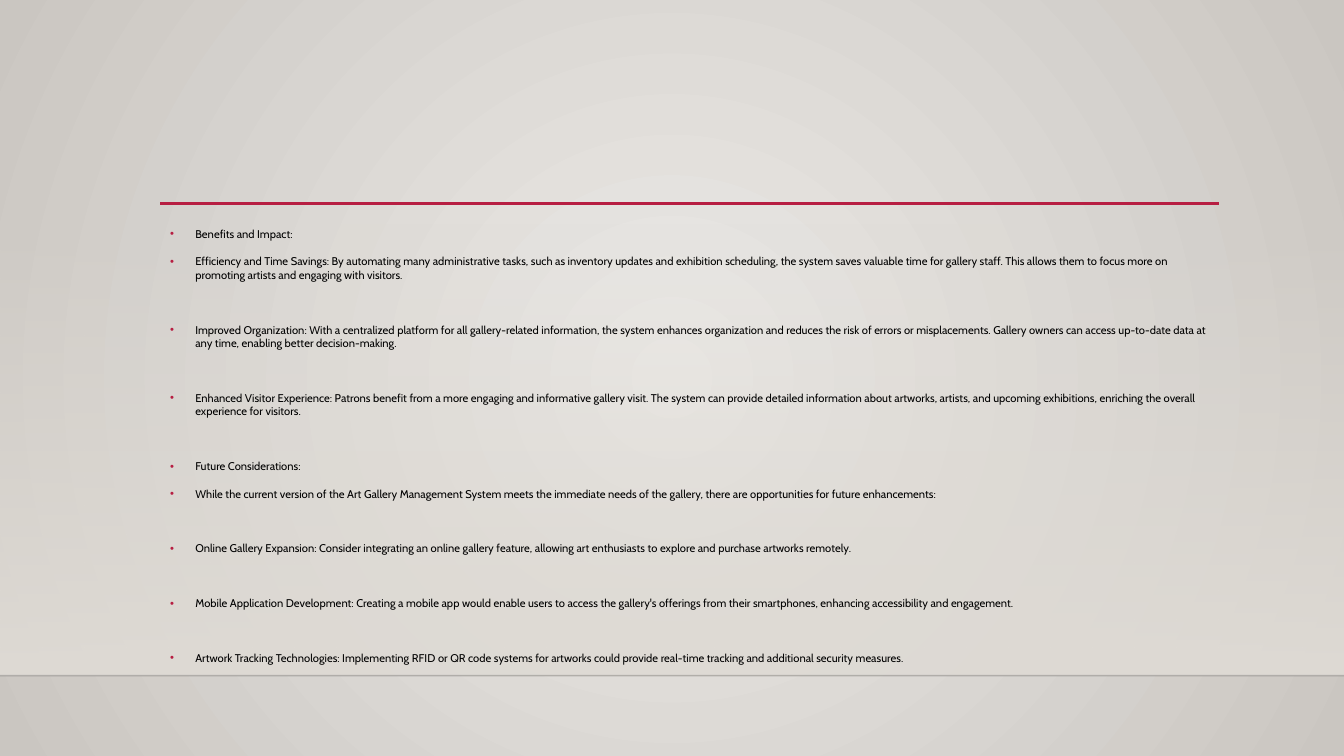
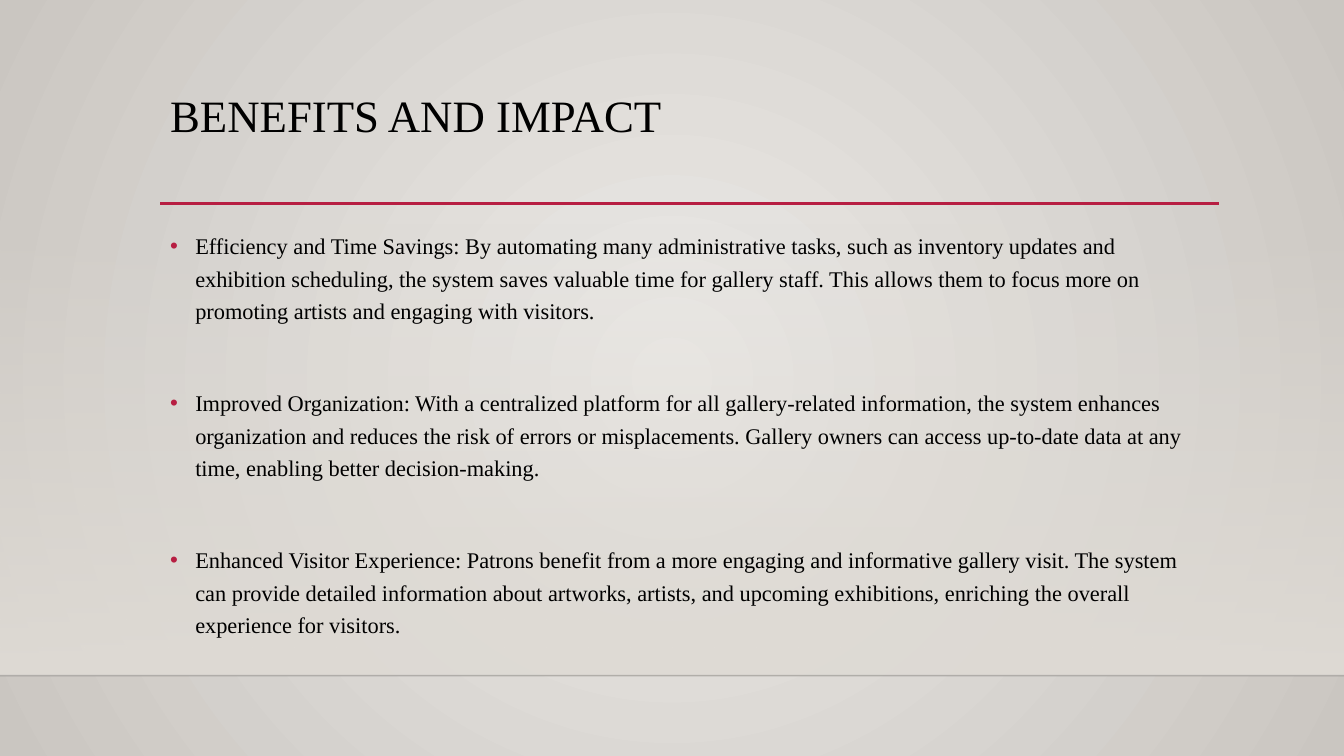
Before and after one commit to Abhigna1975/ART-GALLERY-MANAGEMENT-SYSTEM-PROJECT, a slide deck: slide 6 of Art Gallery Management System ppt.pptx (slide 25 before the commit). Drawn at 1344x756 pixels with LibreOffice and Linux fonts; fonts in the diff are those of the drawing; background and template pictures are left out. Boxes give left, top, right and bottom in pixels: in the first picture for what was removed or moved away, otherwise in the second. Text is boxed around its words. In the diff, an @@ line names an element or a change of style, - is before the commit and + after.

```diff
--- a/Art Gallery Management System ppt.pptx
+++ b/Art Gallery Management System ppt.pptx
@@ title added at (170,102,661,133), 32 pt, text #000000 @@
+BENEFITS AND IMPACT
@@ text "Efficiency and Time Savings: By ..." at (195,238,1181,638): size 8 to 16 pt, font Cabin to Times New Roman; line spacing 1 to 1.2 @@
@@ text at (195,229,292,241): paragraph removed @@
-• Benefits and Impact:
@@ text at (195,461,1013,665): paragraphs removed @@
-• Future Considerations:
-• While the current version of the Art Gallery Management System meets the immediate needs of the gallery, there are opportunities for future enhancements:
-• Online Gallery Expansion: Consider integrating an online gallery feature, allowing art enthusiasts to explore and purchase artworks remotely.
-• Mobile Application Development: Creating a mobile app would enable users to access the gallery's offerings from their smartphones, enhancing accessibility and engagement.
-• Artwork Tracking Technologies: Implementing RFID or QR code systems for artworks could provide real-time tracking and additional security measures.
```
Also in this commit, not shown: 6 other slides changed, 19 slides removed, 31 other files.
